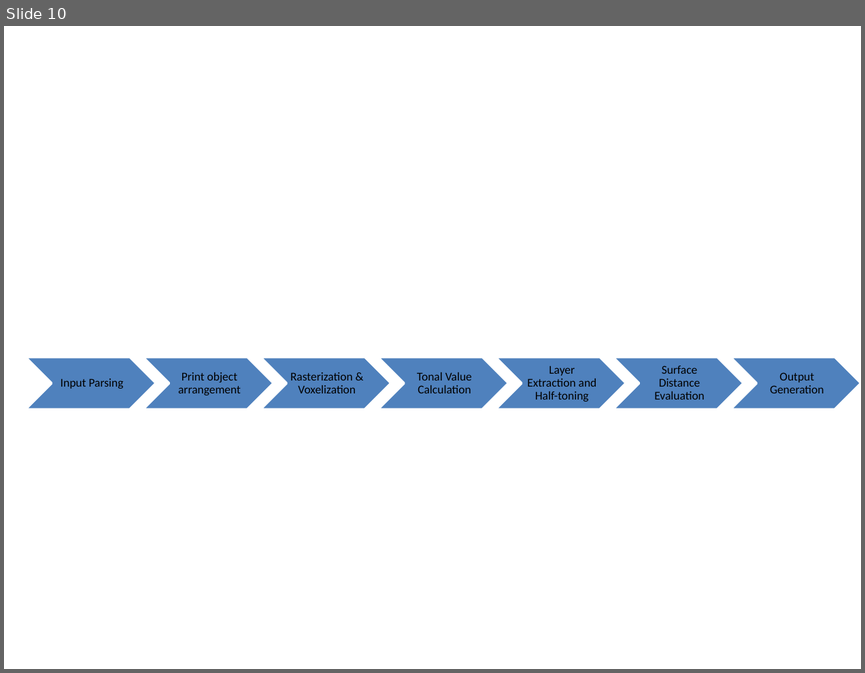
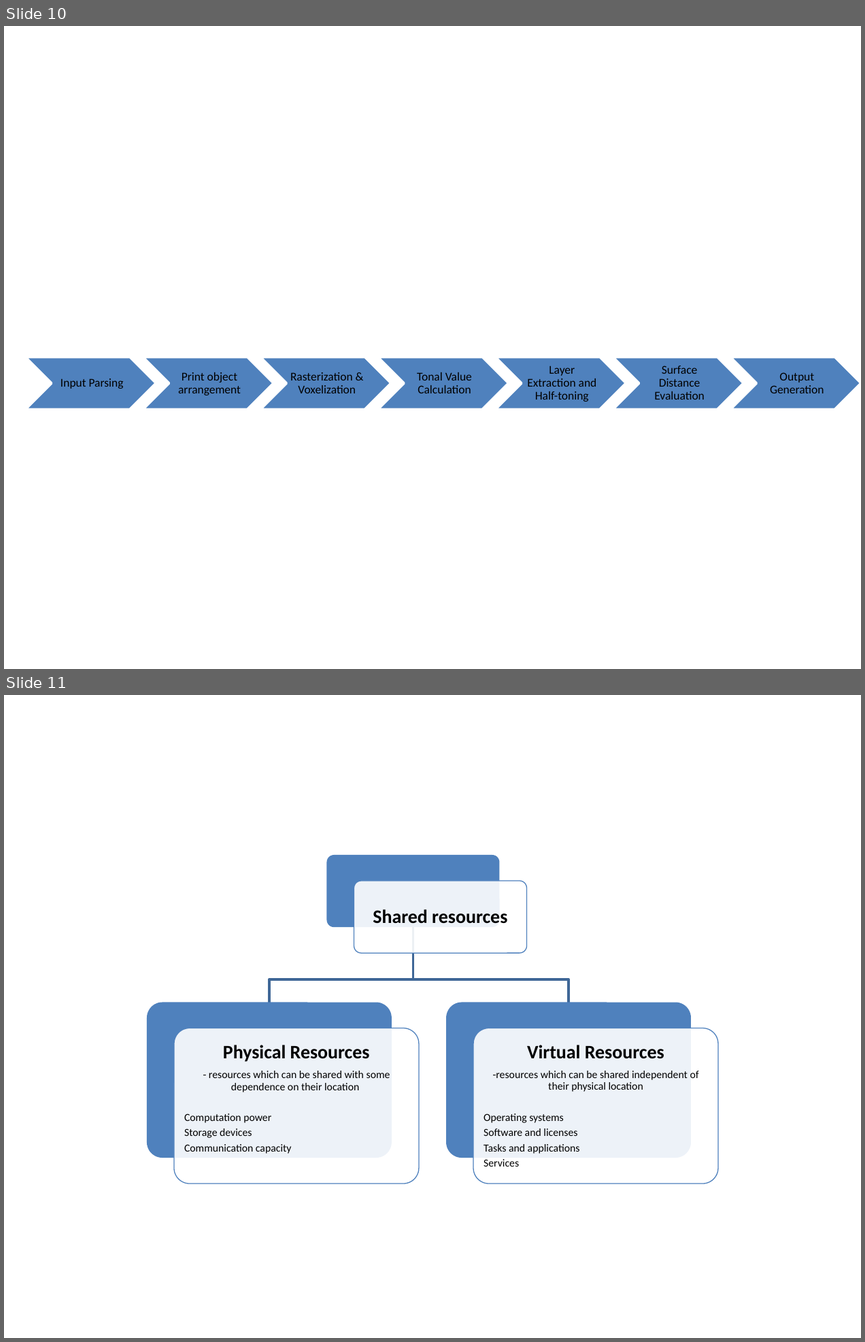
Before and after one commit to bsuman/ThesisDocumentation, a slide deck: pictures.pptx. Shown one above the other, each under a label of ours: slide 10 before the commit, slides 10 and 11 after it. The pictures are 865x673 and 865x1342 pixels, drawn with LibreOffice and Linux fonts; fonts in the diff are those of the drawing. Boxes give left, top, right and bottom in pixels: in the first picture for what was removed or moved away, otherwise in the second. Text is boxed around its words. In the diff, an @@ line names an element or a change of style, - is before the commit and + after.

```diff
--- a/pictures.pptx
+++ b/pictures.pptx
@@ slide 11 added at bbox=[4, 695, 861, 1338], background #FFFFFF @@
@@ group added at bbox=[147, 855, 719, 1183]: 6 rounded rectangles, 3 texts, 2 freeform shapes @@
+Shared resources
+Physical Resources
+- resources which can be shared with some dependence on their location
+Computation power
+Storage devices
+Communication capacity
+Virtual Resources
+-resources which can be shared independent of their physical location
+Operating systems
+Software and licenses
+Tasks and applications
+Services
```
Also in this commit, not shown: 5 other slides added, 1 slide removed, 13 other files.
